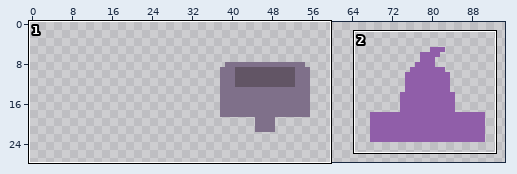
Two versions of one pixel-art file, resources/asesprite/atlases/atlas_head.aseprite. The picture above shows the old version from afar; the outline marks the close-up.
Close-up. Before the commit:
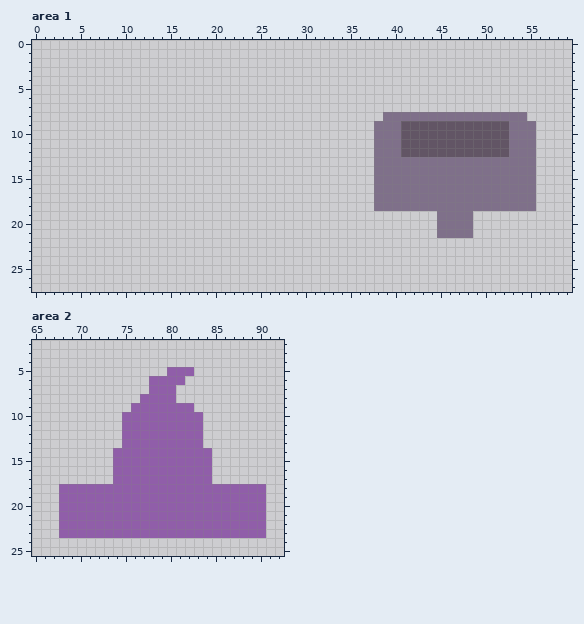
512x512 pixels, 1 frame. Shown: area 1: x 0..59, y 0..27; area 2: x 65..92, y 2..25. The old version is drawn lined up with the new one. The wide view leaves out empty margins.
The result:
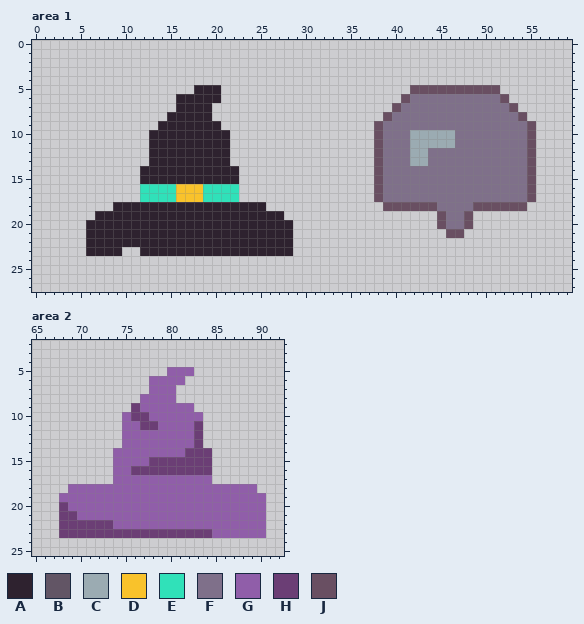
Palette (. is transparent): A #2e222f  B #625565  C #9babb2  D #f9c22b  E #30e1b9  F #7f708a  G #905ea9  H #6b3e75  J #694f62
What changed:
{"change": "drawings rearranged on the sheet (the old picture shows each at its new place; 1 dropped ones are not shown)"}
{"where": "area 1"}
{"y":5,"x":18,"old":"...","new":"AAA"}
{"y":5,"x":42,"old":"..........","new":"JJJJJJJJJJ"}
{"y":6,"x":16,"old":".....","new":"AAAAA"}
{"y":6,"x":41,"old":"............","new":"JFFFFFFFFFFJ"}
{"y":7,"x":16,"old":"....","new":"AAAA"}
{"y":7,"x":40,"old":"..............","new":"JFFFFFFFFFFFFJ"}
{"y":8,"x":15,"old":".....","new":"AAAAA"}
{"y":8,"x":39,"old":"F","new":"J"}
{"y":8,"x":54,"old":"F","new":"J"}
{"y":9,"x":14,"old":".......","new":"AAAAAAA"}
{"y":9,"x":38,"old":"F","new":"J"}
{"y":9,"x":41,"old":"BBBBBBBBBBBB","new":"FFFFFFFFFFFF"}
{"y":9,"x":55,"old":"F","new":"J"}
{"y":10,"x":13,"old":".........","new":"AAAAAAAAA"}
{"y":10,"x":38,"old":"F","new":"J"}
{"y":10,"x":41,"old":"BBBBBBBBBBBB","new":"FCCCCCFFFFFF"}
{"y":10,"x":55,"old":"F","new":"J"}
{"y":11,"x":13,"old":".........","new":"AAAAAAAAA"}
{"y":11,"x":38,"old":"F","new":"J"}
{"y":11,"x":41,"old":"BBBBBBBBBBBB","new":"FCCCCCFFFFFF"}
{"y":11,"x":55,"old":"F","new":"J"}
{"y":12,"x":13,"old":".........","new":"AAAAAAAAA"}
{"y":12,"x":38,"old":"F","new":"J"}
{"y":12,"x":41,"old":"BBBBBBBBBBBB","new":"FCCFFFFFFFFF"}
{"y":12,"x":55,"old":"F","new":"J"}
{"y":13,"x":13,"old":".........","new":"AAAAAAAAA"}
{"y":13,"x":38,"old":"F","new":"J"}
{"y":13,"x":42,"old":"FF","new":"CC"}
{"y":13,"x":55,"old":"F","new":"J"}
{"y":14,"x":12,"old":"...........","new":"AAAAAAAAAAA"}
{"y":14,"x":38,"old":"F","new":"J"}
{"y":14,"x":55,"old":"F","new":"J"}
{"y":15,"x":12,"old":"...........","new":"AAAAAAAAAAA"}
{"y":15,"x":38,"old":"F","new":"J"}
{"y":15,"x":55,"old":"F","new":"J"}
{"y":16,"x":12,"old":"...........","new":"EEEEDDDEEEE"}
{"y":16,"x":38,"old":"F","new":"J"}
{"y":16,"x":55,"old":"F","new":"J"}
{"y":17,"x":12,"old":"...........","new":"EEEEDDDEEEE"}
{"y":17,"x":38,"old":"F","new":"J"}
{"y":17,"x":55,"old":"F","new":"J"}
{"y":18,"x":9,"old":".................","new":"AAAAAAAAAAAAAAAAA"}
{"y":18,"x":38,"old":"FFFFFFF","new":".JJJJJJ"}
{"y":18,"x":49,"old":"FFFFFFF","new":"JJJJJJ."}
{"y":19,"x":7,"old":".....................","new":"AAAAAAAAAAAAAAAAAAAAA"}
{"y":19,"x":45,"old":"F","new":"J"}
{"y":19,"x":48,"old":"F","new":"J"}
{"y":20,"x":6,"old":".......................","new":"AAAAAAAAAAAAAAAAAAAAAAA"}
{"y":20,"x":45,"old":"F","new":"J"}
{"y":20,"x":48,"old":"F","new":"J"}
{"y":21,"x":6,"old":".......................","new":"AAAAAAAAAAAAAAAAAAAAAAA"}
{"y":21,"x":45,"old":"FFFF","new":".JJ."}
{"y":22,"x":6,"old":".......................","new":"AAAAAAAAAAAAAAAAAAAAAAA"}
{"y":23,"x":6,"old":"....","new":"AAAA"}
{"y":23,"x":12,"old":".................","new":"AAAAAAAAAAAAAAAAA"}
{"where": "area 2"}
{"y":9,"x":76,"old":"G","new":"H"}
{"y":10,"x":76,"old":"GG","new":"HH"}
{"y":11,"x":77,"old":"GG","new":"HH"}
{"y":11,"x":83,"old":"G","new":"H"}
{"y":12,"x":83,"old":"G","new":"H"}
{"y":13,"x":83,"old":"G","new":"H"}
{"y":14,"x":82,"old":"GGG","new":"HHH"}
{"y":15,"x":78,"old":"GGGGGGG","new":"HHHHHHH"}
{"y":16,"x":76,"old":"GGGGGGGGG","new":"HHHHHHHHH"}
{"y":18,"x":68,"old":"G","new":"."}
{"y":18,"x":90,"old":"G","new":"."}
{"y":20,"x":68,"old":"G","new":"H"}
{"y":21,"x":68,"old":"GG","new":"HH"}
{"y":22,"x":68,"old":"GGGGGG","new":"HHHHHH"}
{"y":23,"x":68,"old":"GGGGGGGGGGGGGGGGG","new":"HHHHHHHHHHHHHHHHH"}
{"label":"added","picture_box":[86,85,293,256]}
{"label":"changed","picture_box":[374,85,536,238]}
{"label":"changed","picture_box":[131,403,212,475]}
{"label":"changed","picture_box":[59,484,212,538]}
{"label":"erased","picture_box":[257,484,266,493]}
